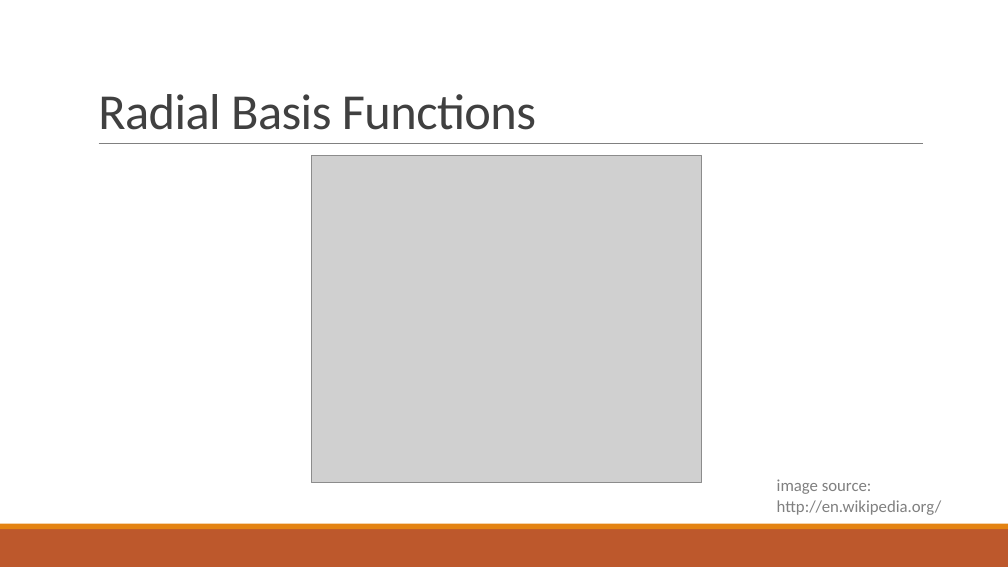
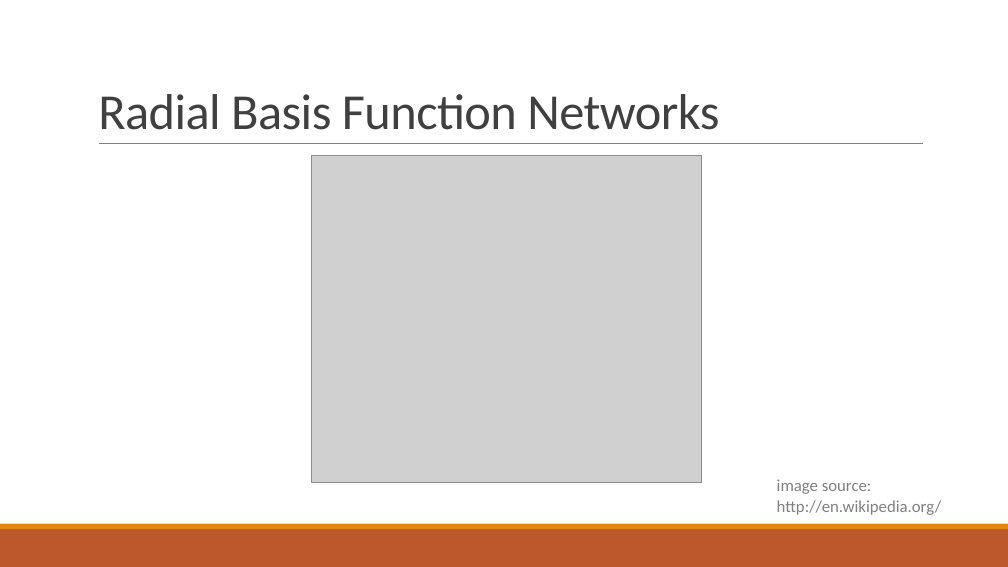
Before and after one commit to iceiony/gaze-control, a slide deck: slide 14 of Presentation.pptx. Drawn at 1008x567 pixels with LibreOffice and Linux fonts; fonts in the diff are those of the drawing; grey boxes stand for pictures. Boxes give left, top, right and bottom in pixels: in the first picture for what was removed or moved away, otherwise in the second. Text is boxed around its words. In the diff, an @@ line names an element or a change of style, - is before the commit and + after.

```diff
--- a/Presentation.pptx
+++ b/Presentation.pptx
@@ title at [98, 94, 719, 130]: text changed @@
-Radial Basis Functions
+Radial Basis Function Networks
```
Also in this commit, not shown: 8 other slides changed, 2 other files.
